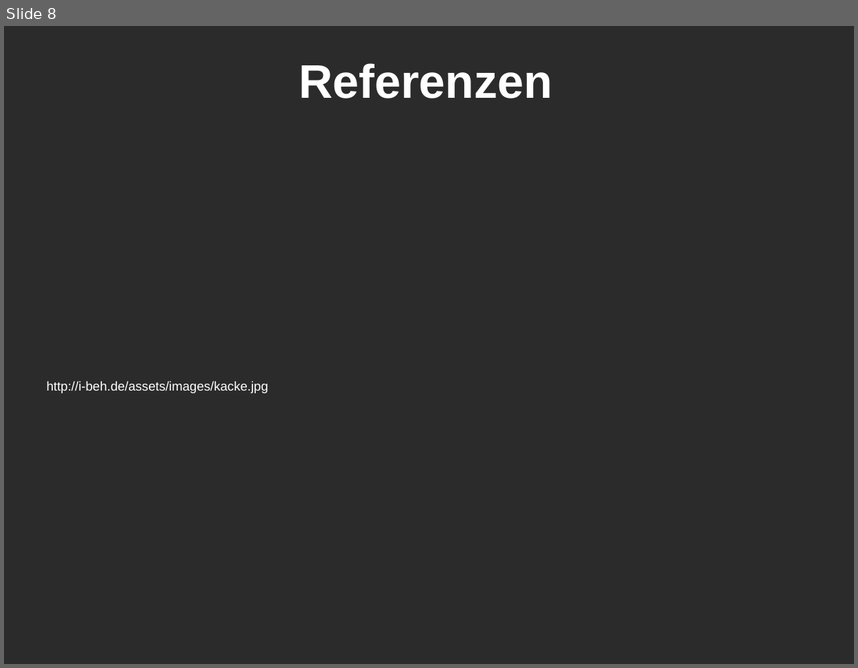
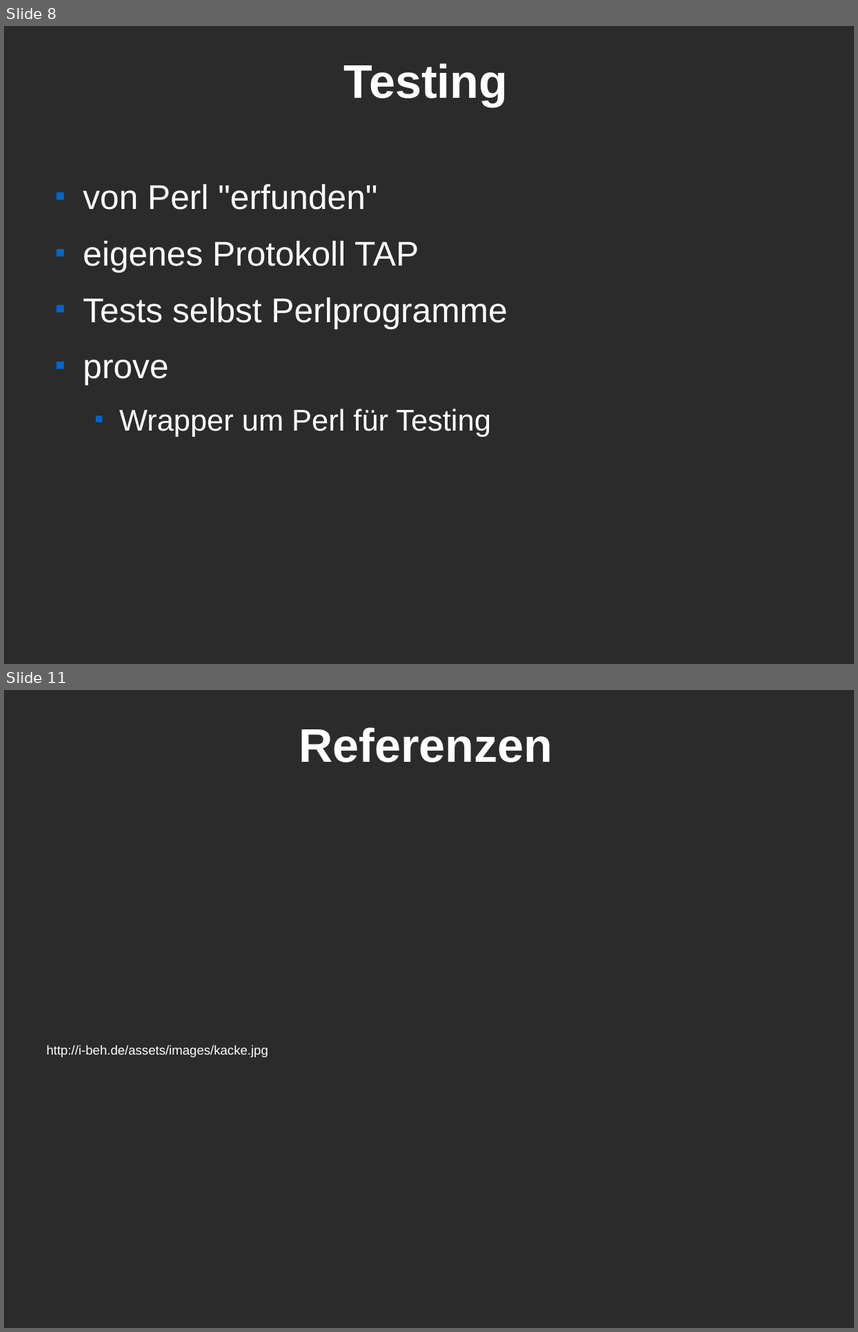
Before and after one commit to Caldrin/Vortrag_CLT, a slide deck: Modern Perl.odp. Shown one above the other, each under a label of ours: slide 8 before the commit, slides 8 and 11 after it; the slides between them are not shown. The pictures are 858x668 and 858x1332 pixels, drawn with LibreOffice and Linux fonts; fonts in the diff are those of the drawing; background and template pictures are left out; a plain dark background stands for a picture behind light text. Boxes give left, top, right and bottom in pixels: in the first picture for what was removed or moved away, otherwise in the second. Text is boxed around its words. In the diff, an @@ line names an element or a change of style, - is before the commit and + after.

```diff
--- a/Modern Perl.odp
+++ b/Modern Perl.odp
@@ slide 8 added at [4,26,854,664], background picture (left out) @@
@@ title added at [344,63,508,107], 44 pt, text #FFFFFF, bold @@
+Testing
@@ text added at [83,184,507,437], 32 pt, text #FFFFFF @@
+■ von Perl "erfunden"
+■ eigenes Protokoll TAP
+■ Tests selbst Perlprogramme
+■ prove
+  ■ Wrapper um Perl für Testing
@@ what was slide 8 is now slide 11 @@
```
Also in this commit, not shown: 2 slides changed, 3 other slides added, 1 slide removed.
